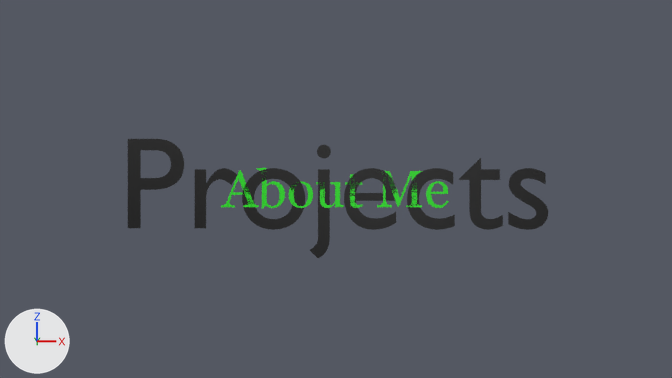
Two versions of the Blender file portfolio-illusion.blend, one commit apart.
One viewpoint serves both versions: the file's camera 'Camera.001'. Lighting does not change. The marker at lower left points along +X, +Y and +Z. Text is drawn in Blender's own font. The same objects are shown in both versions, whatever each file hides.

The scene before the commit, as lines of its bpy script (objects in view):
```python
me_plane_001 = bpy.data.meshes.new('Plane.001')
me_plane_001.from_pydata(...)  # 1262 vertices, 910 faces; spans x -5.25..5.15, y 0.0, z -0.9..0.97
me_plane_001.materials.append(mat_material_001)  # green #21e716
txt_text = bpy.data.curves.new('Text', 'FONT')
txt_text.body = 'Projects'
txt_text.materials.append(mat_material)  # black #000000
txt_text.align_x = 'CENTER'
txt_text.align_y = 'CENTER'
txt_text.size = 3.0
ob_plane = bpy.data.objects.new('Plane', me_plane_001)
ob_plane.location = (0.0, 0.0, 0.0)
ob_plane.scale = (0.5, 0.5, 0.5)
ob_text = bpy.data.objects.new('Text', txt_text)
ob_text.location = (0.0, 0.0, 0.0)
ob_text.rotation_euler = (1.571, 0.0, 0.0)  # degrees (90, 0, 0)
```
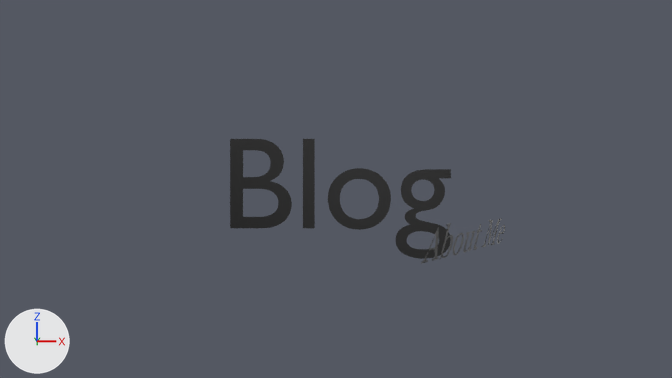
Location of each change, [x1, y1, x2, y2] in pixels of the pictures (672 x 378 px):
'Text', text changed: before [128, 139, 548, 258]; after [230, 139, 451, 259]
'Plane', recoloured, moved, turned, rescaled: before [221, 168, 449, 208]; after [421, 218, 505, 264]

Diff of the bpy script that builds the scene:
```diff
--- a/portfolio-illusion.blend.py
+++ b/portfolio-illusion.blend.py
@@ me_plane_001 @@
 me_plane_001.from_pydata(...)  # 1262 vertices, 910 faces; spans x -5.25..5.15, y 0.0, z -0.9..0.97
-me_plane_001.materials.append(mat_material_001)  # green #21e716
+me_plane_001.materials.append(mat_material)  # black #000000
@@ txt_text @@
 txt_text = bpy.data.curves.new('Text', 'FONT')
-txt_text.body = 'Projects'
+txt_text.body = 'Blog'
 txt_text.materials.append(mat_material)
@@ ob_plane @@
 ob_plane = bpy.data.objects.new('Plane', me_plane_001)
-ob_plane.location = (0.0, 0.0, 0.0)
-ob_plane.scale = (0.5, 0.5, 0.5)
+ob_plane.location = (1.85, -4.05, -0.65)
+ob_plane.rotation_euler = (0.262, 0.0, 0.873)  # degrees (15, 0, 50)
+ob_plane.scale = (0.25, 0.25, 0.25)
```
